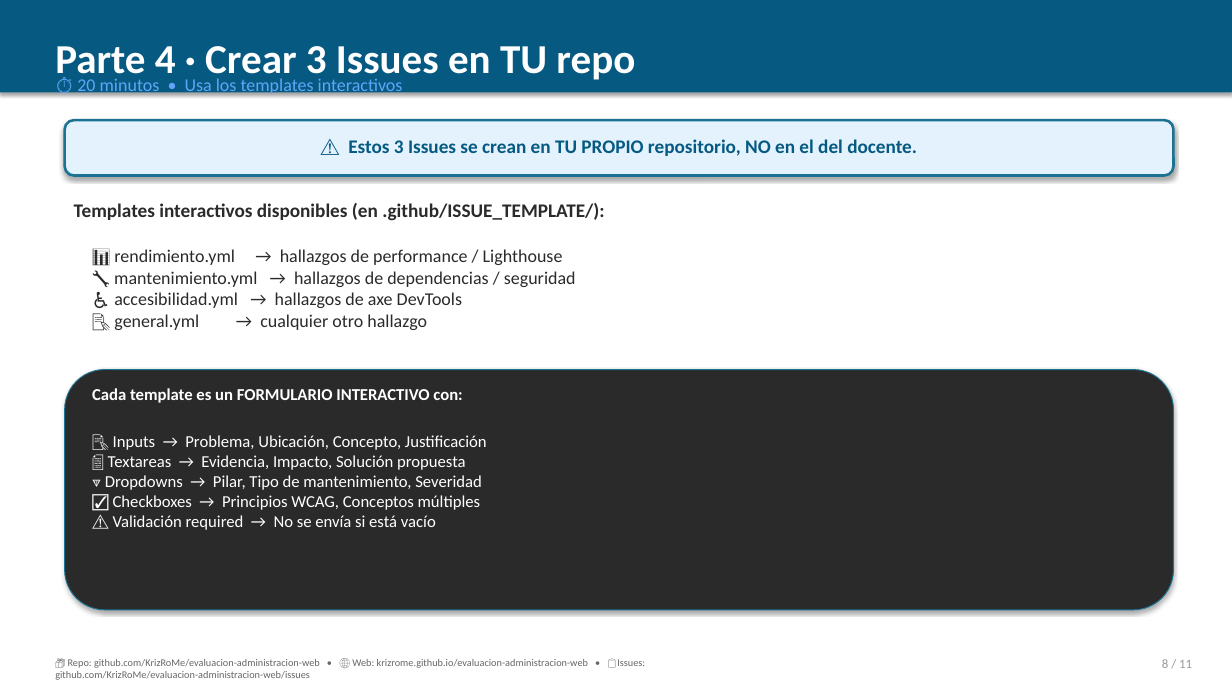
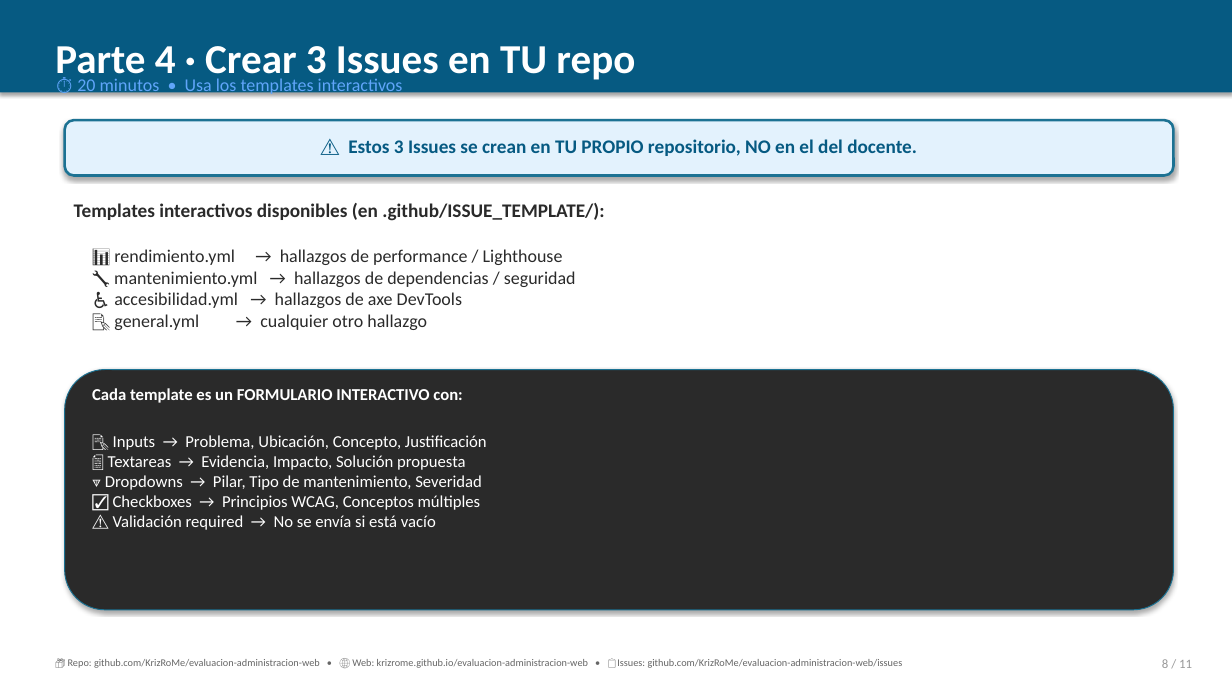
Before and after one commit to KrizRoMe/evaluacion-administracion-web, a slide deck: slide 8 of EVALUACION_PRACTICA_01.pptx. Drawn at 1232x693 pixels with LibreOffice and Linux fonts; fonts in the diff are those of the drawing. Boxes give left, top, right and bottom in pixels: in the first picture for what was removed or moved away, otherwise in the second. Text is boxed around its words. In the diff, an @@ line names an element or a change of style, - is before the commit and + after.

```diff
--- a/EVALUACION_PRACTICA_01.pptx
+++ b/EVALUACION_PRACTICA_01.pptx
@@ text "📦 Repo: github.com/KrizRoMe/evaluacion-administracion-web •  ..." rewrapped from box(55, 659, 645, 680) to box(68, 659, 903, 668) @@
```
Also in this commit, not shown: 10 other slides changed.
